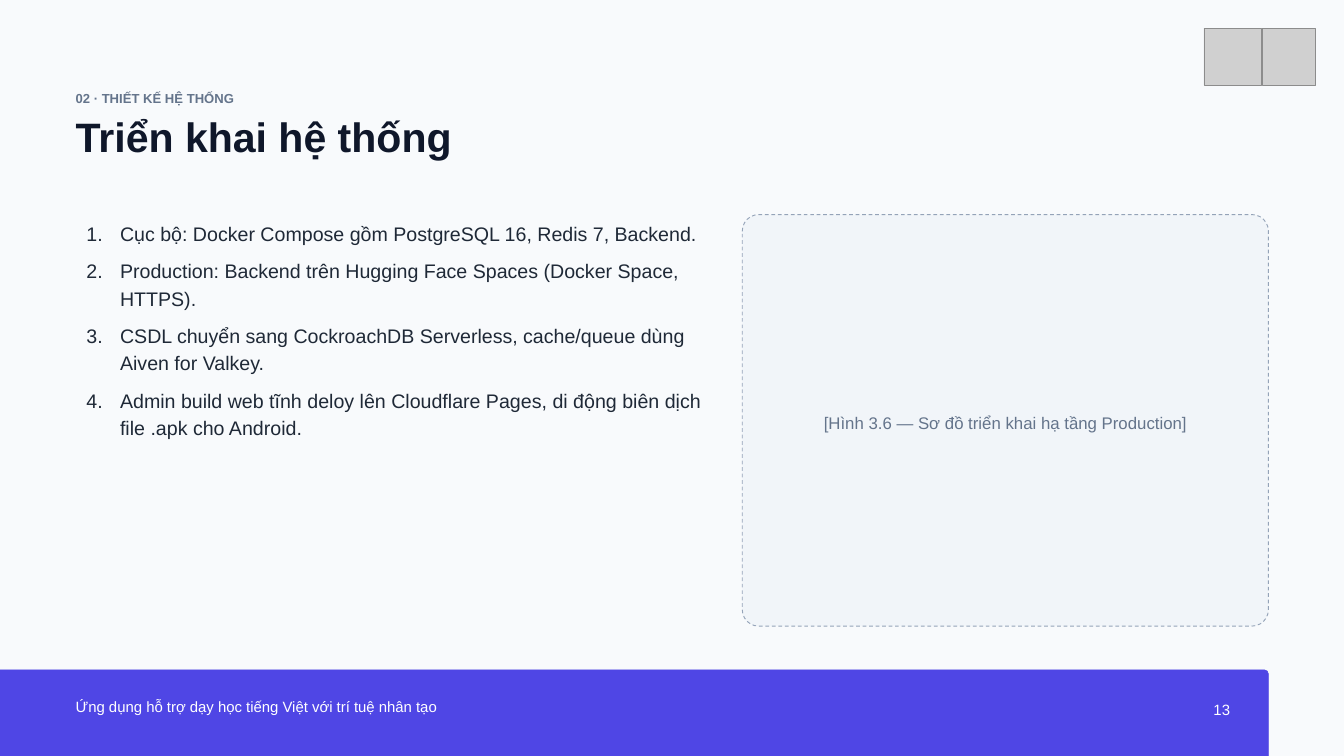
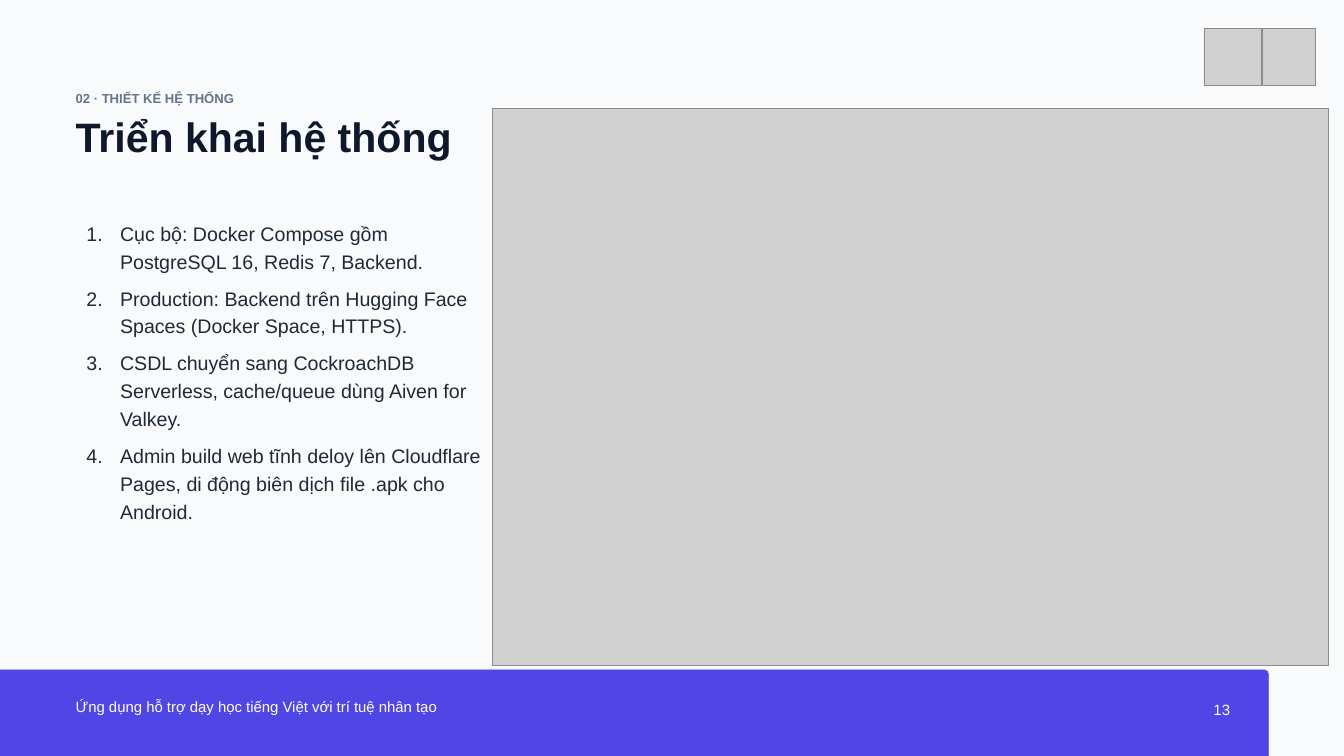
Before and after one commit to PhuVinhAI/LinVNix, a slide deck: slide 13 of BaoCao/kl-da22ttc-nguyenhuynhphuvinh-110122203-linvnix.pptx. Drawn at 1344x756 pixels with LibreOffice and Linux fonts; fonts in the diff are those of the drawing; grey boxes stand for pictures. Boxes give left, top, right and bottom in pixels: in the first picture for what was removed or moved away, otherwise in the second. Text is boxed around its words. In the diff, an @@ line names an element or a change of style, - is before the commit and + after.

```diff
--- a/BaoCao/kl-da22ttc-nguyenhuynhphuvinh-110122203-linvnix.pptx
+++ b/BaoCao/kl-da22ttc-nguyenhuynhphuvinh-110122203-linvnix.pptx
@@ picture added at bbox=[493, 108, 1329, 665] @@
@@ text "Cục bộ: Docker Compose gồm ..." rewrapped from bbox=[120, 226, 701, 439] to bbox=[120, 226, 480, 519] @@
@@ rounded rectangle removed at bbox=[743, 214, 1269, 626] @@
-[Hình 3.6 — Sơ đồ triển khai hạ tầng Production]
```
Also in this commit, not shown: 2 other slides changed.
